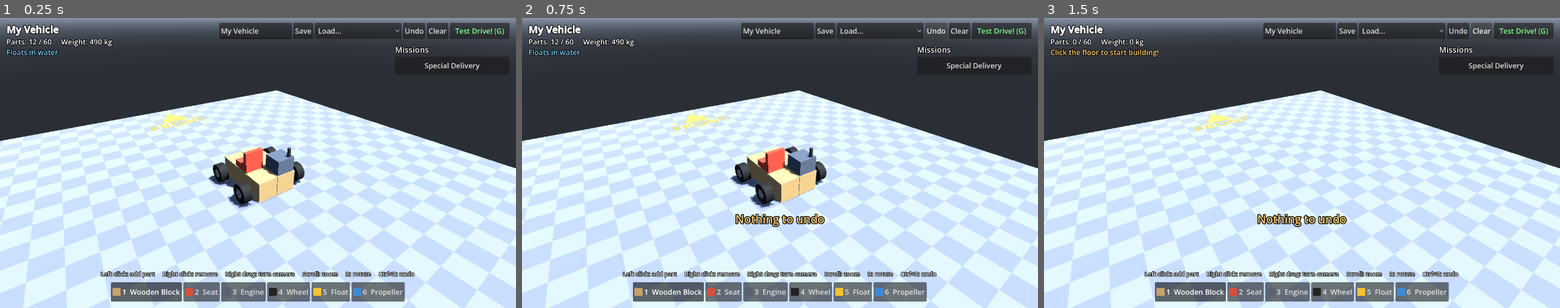
Above: before the commit, frames 1-3 (left to right).
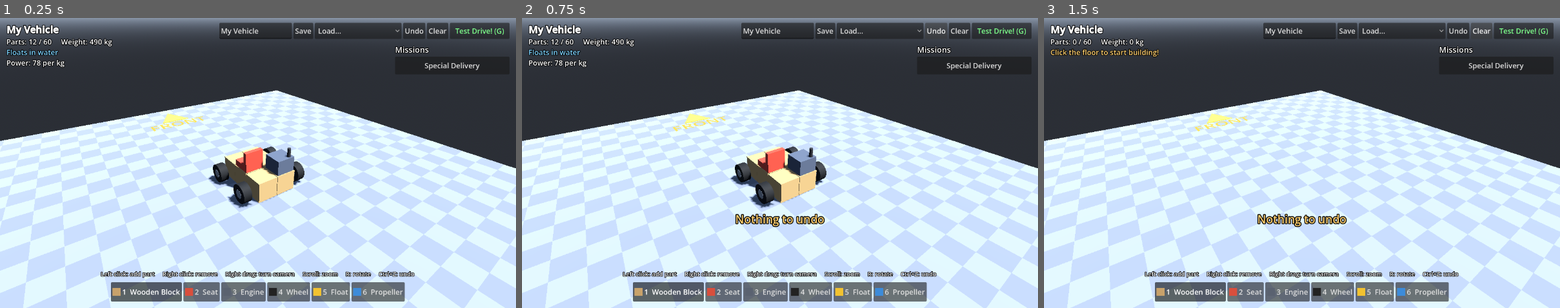
Above: after the commit, the same moments.

Repository: aaronrsiphone/Bodgeworks
Game: Godot game, scene res://garage/garage.tscn
Same seed, same stepped clock (60 frames per second), same inputs: the game is played once before the commit and once after it.
Inputs:
- Up to frame 1 (0.25 s): no input
- Up to frame 2 (0.75 s): click "Undo" at 0.5 s
- Up to frame 3 (1.5 s): click "Clear" at 1.25 s

The runs differ from the first frame. In frame 1, 0.2% of the frame differs, in the area x 1-13%, y 14-18%; in frame 2, 0.2%; in frame 3, nothing differs.

Commit message:
Engine power budget shared by wheels and propellers (#6)
Engines now have `power` (W) as well as `force` (N). All engines feed one
budget: total push = min(force, power / speed). That push is split between
the grounded wheels (weight 1 each) and the propellers (weight
lerp(air, 1, submerged)), so adding propellers to one engine no longer
multiplies thrust. Each propeller is still capped at its own thrust.force.
top_speed is gone: power sets the top speed now.

Tuning keeps the feel: buggy cruise 46.1 km/h (was 45.4), amphibian top
swim speed 28.1 km/h (unchanged). Propeller force 2500 -> 1800 to match.

- New drive scenario `amphibian power`: 6 propellers on one engine vs 2.
  Before x1.61, now x1.32 (must be < 1.5).
- buggy straight checks the cruise speed stays within 10% of 45 km/h.
- Garage stats panel shows "Power: X per kg".
- Docs: CLAUDE.md physics model, getting-started, parts.json comment.

Co-Authored-By: Claude Opus 5.5 <noreply@anthropic.com>
Claude-Session: https://claude.ai/code/session_01Wif9k1vou6j7AEV34PW6db

Diff:
--- a/data/parts.json
+++ b/data/parts.json
@@ -1,5 +1,5 @@
 {
-  "_comment": "The part catalog. Every part the game knows a …(105 unchanged characters)… ater (more than its mass = it floats). A propeller's steer is how many degrees it swivels w …(147 unchanged characters)…
+  "_comment": "The part catalog. Every part the game knows a …(105 unchanged characters)… ater (more than its mass = it floats). An engine's power (watts) is shared by every wheel on the ground and every propeller: more engines = more power, but more weight. Its force is the most push it gives when you're standing still. A propeller's force is the most it can push by itself, its steer is how many degrees it swivels w …(147 unchanged characters)…
 
   "block": {
     "name": "Wooden Block",
@@ -19,7 +19,7 @@
     "mass": 80,
     "buoyancy": 30,
     "color": "#5a6270",
-    "engine": { "force": 6000, "top_speed": 25 }
+    "engine": { "force": 6000, "power": 38000 }
   },
   "wheel": {
     "name": "Wheel",
@@ -39,6 +39,6 @@
     "mass": 20,
     "buoyancy": 10,
     "color": "#3d8bd9",
-    "thrust": { "force": 2500, "steer": 30, "air": 0.2 }
+    "thrust": { "force": 1800, "steer": 30, "air": 0.2 }
   }
 }
--- a/garage/garage.gd
+++ b/garage/garage.gd
@@ -295,12 +295,15 @@
 func _update_info() -> void:
 	var mass := 0.0
 	var buoyancy := 0.0
+	var power := 0.0
 	var count := {}
 	for cell in parts:
 		var id: String = parts[cell].part
 		var def := PartCatalog.get_part(id)
 		mass += float(def.get("mass", 0))
 		buoyancy += float(def.get("buoyancy", 0))
+		if def.has("engine"):
+			power += float(def.engine.get("power", 0))
 		for behaviour in ["seat", "engine", "wheel", "thrust"]:
 			if def.has(behaviour):
 				count[behaviour] = count.get(behaviour, 0) + 1
@@ -309,6 +312,9 @@
 	t += "Parts: %d / %d     Weight: %d kg\n" % [parts.size(), BUDGET, roundi(mass)]
 	if parts.size() > 0:
 		t += ("[color=#7fd4ff]Floats in water[/color]\n" if buoyancy > mass else "[color=#b0b0b0]Sinks in water[/color]\n")
+		# Power-to-weight: how much engine power each kg of vehicle gets.
+		# Higher = faster. Extra engines add power AND weight.
+		t += "Power: %d per kg\n" % roundi(power / mass)
 	if parts.is_empty():
 		t += "[color=#ffd070]Click the floor to start building![/color]\n"
 	else:
--- /dev/null
+++ b/tests/blueprints/six_propellers.json
@@ -0,0 +1,26 @@
+{
+  "_comment": "Test-only: the Amphibian with 6 propellers instead of 2, but still ONE engine. With the power budget it should swim about as fast as the Amphibian, not 3x faster.",
+  "name": "Six Propellers (test)",
+  "parts": [
+    { "part": "block", "pos": [0, 0, 0] },
+    { "part": "block", "pos": [1, 0, 0] },
+    { "part": "block", "pos": [0, 0, 1] },
+    { "part": "block", "pos": [1, 0, 1] },
+    { "part": "block", "pos": [0, 0, 2] },
+    { "part": "block", "pos": [1, 0, 2] },
+    { "part": "seat", "pos": [0, 1, 1] },
+    { "part": "engine", "pos": [1, 1, 2] },
+    { "part": "float", "pos": [-1, 0, 1] },
+    { "part": "float", "pos": [2, 0, 1] },
+    { "part": "propeller", "pos": [0, 0, 3] },
+    { "part": "propeller", "pos": [1, 0, 3] },
+    { "part": "propeller", "pos": [-1, 0, 3] },
+    { "part": "propeller", "pos": [2, 0, 3] },
+    { "part": "propeller", "pos": [0, 0, 4] },
+    { "part": "propeller", "pos": [1, 0, 4] },
+    { "part": "wheel", "pos": [-1, 0, 0] },
+    { "part": "wheel", "pos": [2, 0, 0] },
+    { "part": "wheel", "pos": [-1, 0, 2] },
+    { "part": "wheel", "pos": [2, 0, 2] }
+  ]
+}
--- a/tests/drive_test.gd
+++ b/tests/drive_test.gd
@@ -4,7 +4,11 @@
 ## Run:  godot --headless --path . --script res://tests/drive_test.gd
 ##   or: godot --headless --path . --script res://tests/drive_test.gd -- amphibian pond
 
-const SCENARIOS := ["straight", "turn", "pond", "ramp", "push", "pyramid", "swim"]
+const SCENARIOS := ["straight", "turn", "pond", "ramp", "push", "pyramid", "swim", "power"]
+# "power": swims the 2-propeller Amphibian, then a 6-propeller copy with the same ONE
+# engine, down the pond. The power budget means 6 propellers mustn't be much faster.
+const POWER_BLUEPRINTS := ["res://data/blueprints/amphibian.json", "res://tests/blueprints/six_propellers.json"]
+const POWER_SWAP_FRAME := 300 # each one swims for 5 s
 const VEHICLES := ["buggy", "amphibian", "forklift"]
 const FRAMES := 600
 
@@ -21,6 +25,8 @@
 var crate_closest_ahead := INF # ...and how close (negative = behind the vehicle)
 var crate_worst_side := 0.0 # ...and how far off to the side
 var failures := 0
+var speed_samples: Array[Vector2] = [] # (time s, forward distance m), for straight's cruise speed
+var power_top_kmh := [0.0, 0.0] # top swim speed of each "power" blueprint
 
 
 func _initialize() -> void:
@@ -50,6 +56,8 @@
 	if v == null:
 		check(false, "the test map spawned a vehicle")
 		return _finish()
+	if scenario == "power" and (frame == 2 or frame == POWER_SWAP_FRAME):
+		v = _power_swap(v, 0 if frame == 2 else 1)
 	if frame == 2:
 		print("vehicle: %s  mass %.0f kg  COM %s  inertia %s" % [v.blueprint_name, v.mass, v.center_of_mass, v.inertia])
 		if scenario == "pond":
@@ -95,6 +103,12 @@
 		"swim":
 			if frame > 30: Input.action_press("accelerate")
 			if frame > 120: Input.action_press("steer_left")
+		"power":
+			Input.action_press("accelerate")
+			var which := 0 if frame < POWER_SWAP_FRAME else 1
+			power_top_kmh[which] = maxf(power_top_kmh[which], v.speed_kmh())
+	if scenario == "straight" and frame % 30 == 0:
+		speed_samples.append(Vector2(frame / 60.0, -(v.global_position.z - start_pos.z)))
 	min_upright = minf(min_upright, v.global_basis.y.y)
 	if frame > 2:
 		var h := _heading(v)
@@ -122,6 +136,21 @@
 	return false
 
 
+## "power" scenario: replace the map's vehicle with blueprint `which`, at the south end
+## of the pond facing north, and make it the one the controls drive.
+func _power_swap(old: Vehicle, which: int) -> Vehicle:
+	var v := Vehicle.new()
+	v.build(PartCatalog.load_blueprint(POWER_BLUEPRINTS[which]))
+	v.transform = Transform3D(Basis.IDENTITY, Vector3(40, 0, 8))
+	old.queue_free()
+	main.add_child(v)
+	main.vehicle = v
+	main.camera.target = v
+	start_pos = v.global_position
+	last_heading = _heading(v)
+	return v
+
+
 ## 0 = north, +90 = west (turned left).
 func _heading(v: Vehicle) -> float:
 	var fwd := -v.global_basis.z
@@ -136,6 +165,18 @@
 	match scenario:
 		"straight":
 			check(moved >= 60.0, "travelled at least 60 m (%.1f m)" % moved)
+			if vehicle_arg == "buggy":
+				# Cruise speed over the last 2 s. Before the power budget (issue #6) it was
+				# about 45 km/h; it should stay within 10% of that.
+				var a: Vector2 = speed_samples[speed_samples.size() - 5]
+				var b: Vector2 = speed_samples[speed_samples.size() - 1]
+				var cruise := (b.y - a.y) / (b.x - a.x) * 3.6
+				check(cruise > 40.5 and cruise < 50.0, "cruise speed within 10%% of 45 km/h (%.1f km/h)" % cruise)
+		"power":
+			var ratio: float = power_top_kmh[1] / maxf(power_top_kmh[0], 0.1)
+			print("top swim speed: 2 propellers %.1f km/h, 6 propellers %.1f km/h (x%.2f)" % [power_top_kmh[0], power_top_kmh[1], ratio])
+			check(power_top_kmh[0] > 22.0 and power_top_kmh[0] < 32.0, "Amphibian swims at 22-32 km/h (%.1f km/h)" % power_top_kmh[0])
+			check(ratio < 1.5, "6 propellers on one engine are less than 1.5x faster than 2 (x%.2f)" % ratio)
 		"turn":
 			check(turned > 90.0, "turned left more than 90 deg (%.0f deg)" % turned)
 		"ramp":
--- a/vehicle/vehicle.gd
+++ b/vehicle/vehicle.gd
@@ -7,6 +7,7 @@
 ## every physics tick each part pushes on the body at its own position:
 ##   wheels     -> raycast suspension, drive, grip
 ##   propellers -> thrust
+##   engines    -> a POWER budget that the wheels and propellers share
 ##   everything -> buoyancy and drag when it is under water
 ## Pushing at the part's position (not the middle) is what makes off-centre
 ## thrust turn you and heavy parts tip you.
@@ -31,8 +32,8 @@
 var parts: Array[Dictionary] = []
 var wheels: Array[Dictionary] = []
 var thrusters: Array[Dictionary] = []
-var engine_force := 0.0
-var top_speed := 0.0
+var engine_force := 0.0 # the most push all engines together give at a standstill (N)
+var engine_power := 0.0 # how much push they can keep up as you go faster (W = N x m/s)
 var has_seat := false
 
 var _steer_angle := 0.0
@@ -107,7 +108,7 @@
 
 	if not has_seat:
 		push_warning("'%s' has no seat, so nobody can drive it." % blueprint_name)
-	if engine_force == 0.0:
+	if engine_power == 0.0:
 		push_warning("'%s' has no engine, so wheels and propellers won't push." % blueprint_name)
 
 
@@ -127,6 +128,8 @@
 			"visual": visual,
 			"spin": 0.0,
 			"grounded": false,
+			"hit": {},
+			"ray_from": Vector3.ZERO,
 		})
 		return # wheels touch the ground with rays, not collision boxes
 
@@ -150,11 +153,12 @@
 		has_seat = true
 	if def.has("engine"):
 		engine_force += float(def.engine.force)
-		top_speed = max(top_speed, float(def.engine.get("top_speed", 25)))
+		engine_power += float(def.engine.get("power", 0))
 	if def.has("thrust"):
 		p["thrust"] = float(def.thrust.force)
 		p["swivel"] = deg_to_rad(float(def.thrust.get("steer", 0)))
 		p["air"] = float(def.thrust.get("air", 1.0))
+		p["grip"] = 0.0 # how well it can push right now, set every tick
 		thrusters.append(p)
 
 
@@ -165,27 +169,47 @@
 	var forward := -global_basis.z
 	var com_global := to_global(center_of_mass)
 	var speed := linear_velocity.dot(forward)
-	var powered := engine_force > 0.0 and has_seat
-
-	# Engines give less push as you approach top speed.
-	var taper := 1.0
-	if powered and signf(throttle) == signf(speed):
-		taper = clampf(1.0 - absf(speed) / top_speed, 0.0, 1.0)
+	var powered := engine_power > 0.0 and has_seat
 
 	# Steering: less lock at high speed so you don't flip instantly.
 	var max_steer := deg_to_rad(32.0) / (1.0 + absf(speed) * 0.06)
 	_steer_angle = move_toward(_steer_angle, steer * max_steer, delta * 2.5)
 
-	_apply_wheels(delta, up, com_global, taper if powered else 0.0)
+	# --- The power budget ---
+	# Power = push x speed. So the faster you go, the less push the engines can
+	# give, and at some speed that push only just beats drag: that's your top speed.
+	# At low speed the push is capped at engine_force so you don't launch off.
+	var drive_total := 0.0
+	if powered and throttle != 0.0:
+		# Pushing against the way you're moving (braking with reverse) gets full push.
+		var going_with := absf(speed) if signf(throttle) == signf(speed) else 0.0
+		drive_total = minf(engine_force, engine_power / maxf(going_with, 0.1)) * throttle
+
+	# Every wheel on the ground and every propeller shares that one budget,
+	# so ten propellers on one engine don't give ten times the push.
+	# A propeller's share ("weight") is how well it can push right now:
+	# 1 under water, only "air" (a fraction) when it's out of the water.
+	var weight_total := 0.0
+	for w in wheels:
+		w.grounded = _wheel_ray(w).size() > 0
+		if w.grounded:
+			weight_total += 1.0
+	for t in thrusters:
+		t.grip = lerpf(t.air, 1.0, submerged_at(to_global(t.pos)))
+		weight_total += t.grip
+	var push_per_weight := drive_total / weight_total if weight_total > 0.0 else 0.0
+
+	_apply_wheels(delta, up, com_global, push_per_weight)
 
 	# Propellers push along their facing direction, at their position.
 	# They swivel when you steer, like an outboard motor. One behind the middle
 	# swivels the opposite way to one in front, so steering always turns the right way.
 	for t in thrusters:
 		var at := to_global(t.pos)
-		# Full push under water, only a fraction ("air" in parts.json) in the air.
-		var grip: float = lerpf(t.air, 1.0, submerged_at(at))
-		var push: float = t.thrust * grip * throttle * (taper if powered else 0.0)
+		# Its share of the power, but never more than the propeller itself can push
+		# ("force" in parts.json), and only the "air" fraction of that out of water.
+		var cap: float = t.thrust * t.grip
+		var push: float = clampf(push_per_weight * t.grip, -cap, cap)
 		var behind: bool = t.pos.z > center_of_mass.z
 		var swivel: float = t.swivel * steer * (-1.0 if behind else 1.0)
 		var aim: Basis = Basis(Vector3.UP, swivel) * t.basis
@@ -199,23 +223,29 @@
 	apply_central_force(-linear_velocity * linear_velocity.length() * AIR_DRAG)
 
 
-func _apply_wheels(delta: float, up: Vector3, com_global: Vector3, drive: float) -> void:
+## Casts the wheel's suspension ray. Returns the hit (empty if the wheel is in the air).
+func _wheel_ray(w: Dictionary) -> Dictionary:
+	var up := global_basis.y
+	var from := to_global(w.pos) + up * 0.5 # start a bit high so we still hit after a hard landing
+	var reach: float = 0.5 + w.radius + w.travel
+	var query := PhysicsRayQueryParameters3D.create(from, from - up * reach)
+	query.collision_mask = LAYER_WORLD # wheels ride on the ground, never on crates
+	var hit := get_world_3d().direct_space_state.intersect_ray(query)
+	w.hit = hit
+	w.ray_from = from
+	return hit
+
+
+## drive_per_wheel: each grounded wheel's share of the engine push (N).
+func _apply_wheels(delta: float, up: Vector3, com_global: Vector3, drive_per_wheel: float) -> void:
 	if wheels.is_empty():
 		return
-	var space := get_world_3d().direct_space_state
 	var mass_per_wheel := mass / wheels.size()
-	var drive_per_wheel := engine_force * throttle * drive / wheels.size()
 
 	for w in wheels:
-		var mount := to_global(w.pos)
-		var from := mount + up * 0.5 # start a bit high so we still hit after a hard landing
-		var reach: float = 0.5 + w.radius + w.travel
-		var query := PhysicsRayQueryParameters3D.create(from, from - up * reach)
-		query.collision_mask = LAYER_WORLD # wheels ride on the ground, never on crates
-		var hit := space.intersect_ray(query)
-
+		var hit: Dictionary = w.hit # cast at the start of this tick
+		var from: Vector3 = w.ray_from
 		var dist_from_mount: float = w.radius + w.travel
-		w.grounded = not hit.is_empty()
 		if w.grounded:
 			dist_from_mount = from.distance_to(hit.position) - 0.5
 			var contact: Vector3 = hit.position
@@ -245,7 +275,7 @@
 			apply_force(tyre, axle - global_position)
 
 			w.spin -= v_long / w.radius * delta
-		elif absf(throttle) > 0.0 and drive > 0.0:
+		elif absf(throttle) > 0.0 and engine_power > 0.0 and has_seat:
 			w.spin -= throttle * 20.0 * delta # spin in the air for fun
 
 		# Wheel visuals follow the suspension, steering and rolling.
Not shown, changed: CLAUDE.md
Not shown, changed: docs/getting-started.md
Not shown, changed: tests/run_all.sh
